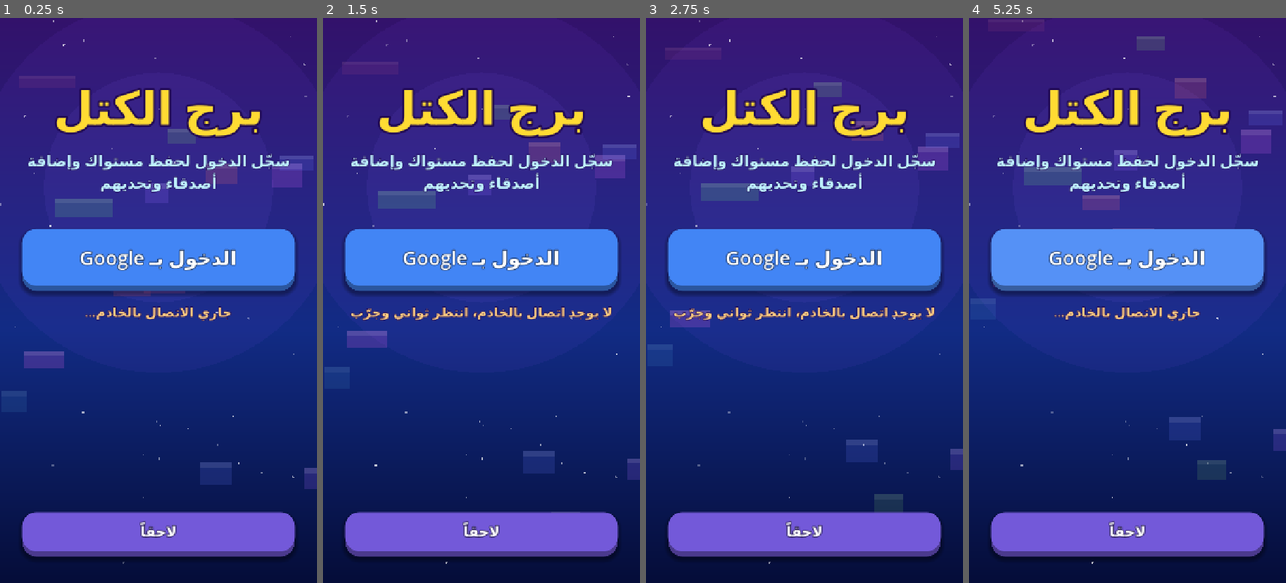
Above: before the commit, frames 1-4 (left to right).
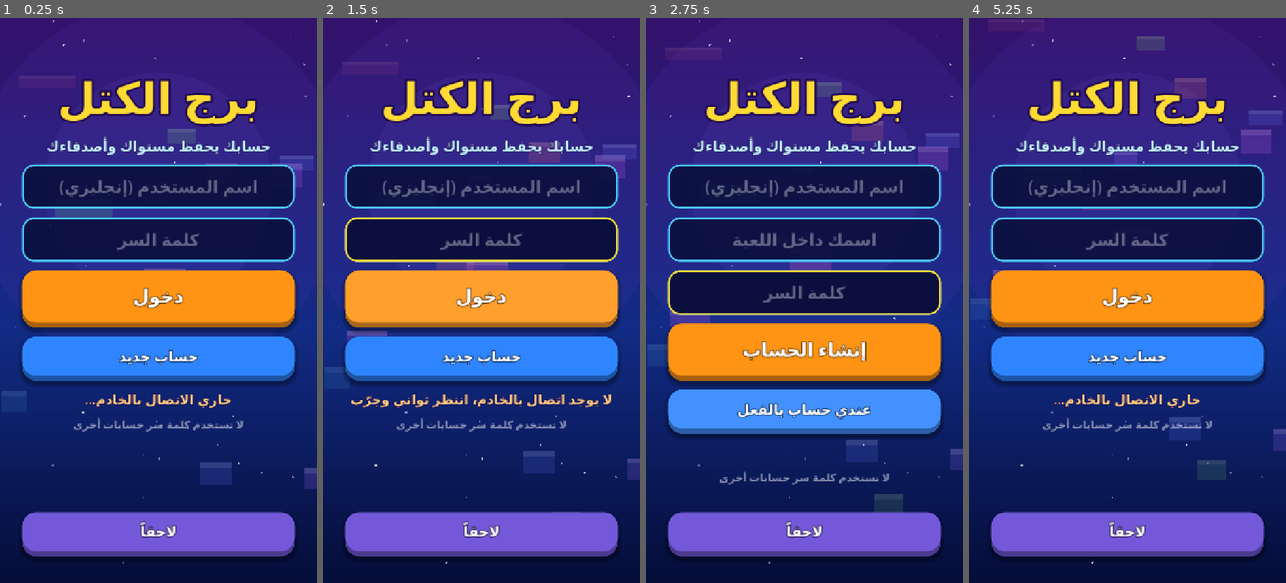
Above: after the commit, the same moments.

Repository: eab71334-web/TowerWars-ios
Game: Godot game, scene res://main_menu.tscn
The game is run twice, just before and just after one commit, with the same random seed, the same clock (stepped at 60 frames per second) and the same inputs.
Inputs (mouse positions are in pixels of both pictures, inside the frame that each line leads up to):
- Up to frame 1 (0.25 s): no input
- Up to frame 2 (1.5 s): click (481, 260) at 0.5 s, where only the run before the commit has a clickable "الدخول بـ Google"; click (481, 300) at 1.25 s, where only the run after the commit has a clickable "دخول"
- Up to frame 3 (2.75 s): click (804, 357) at 2 s, where only the run after the commit has a clickable "حساب جديد"
- Up to frame 4 (5.25 s): click (1127, 351) at 2.75 s, where only the run after the commit has a clickable "إنشاء الحساب"; click (1127, 413) at 3.5 s, where only the run after the commit has a clickable "عندي حساب بالفعل"; click "لاحقاً" at 4.25 s; click "تسجيل الدخول" at 5 s

The runs differ from the first frame. In frame 1, 37% of the frame differs, in the area x 6-94%, y 10-74%; in frame 2, 37%; in frame 3, 43%, in the area x 6-94%, y 10-83%; in frame 4, 37%.

Commit message:
Update login.gd

Diff:
--- a/login.gd
+++ b/login.gd
@@ -2,10 +2,13 @@
 
 const GOLD := Color(1.0, 0.86, 0.2)
 
+var user_in: LineEdit
+var pass_in: LineEdit
+var name_in: LineEdit
 var status: Label
-var code_box: VBoxContainer
-var code_label: Label
-var verify_url := "https://www.google.com/device"
+var action_btn: Button
+var mode_btn: Button
+var is_register := false
 var went := false
 
 func _ready() -> void:
@@ -13,36 +16,39 @@
 	margin.set_anchors_and_offsets_preset(Control.PRESET_FULL_RECT)
 	margin.add_theme_constant_override("margin_left", 50)
 	margin.add_theme_constant_override("margin_right", 50)
-	margin.add_theme_constant_override("margin_top", 130)
+	margin.add_theme_constant_override("margin_top", 110)
 	margin.add_theme_constant_override("margin_bottom", 60)
 	add_child(margin)
 	var vb := VBoxContainer.new()
-	vb.add_theme_constant_override("separation", 26)
+	vb.add_theme_constant_override("separation", 20)
 	margin.add_child(vb)
 
-	vb.add_child(UI.label("برج الكتل", 104, GOLD, 18))
-	vb.add_child(UI.label("سجّل الدخول لحفظ مستواك وإضافة أصدقاء وتحديهم", 34, Color(0.75, 0.95, 1.0), 6))
-	var sp := Control.new()
-	sp.custom_minimum_size = Vector2(0, 30)
-	vb.add_child(sp)
+	vb.add_child(UI.label("برج الكتل", 100, GOLD, 18))
+	vb.add_child(UI.label("حسابك يحفظ مستواك وأصدقاءك", 32, Color(0.75, 0.95, 1.0), 6))
 
-	var g := UI.button("الدخول بـ Google", Color(0.26, 0.52, 0.96), 140, 44)
-	g.pressed.connect(_on_google)
-	vb.add_child(g)
+	user_in = _field("اسم المستخدم (إنجليزي)")
+	vb.add_child(user_in)
+	name_in = _field("اسمك داخل اللعبة")
+	vb.add_child(name_in)
+	pass_in = _field("كلمة السر")
+	pass_in.secret = true
+	vb.add_child(pass_in)
 
-	code_box = VBoxContainer.new()
-	code_box.add_theme_constant_override("separation", 16)
-	code_box.visible = false
-	vb.add_child(code_box)
-	code_box.add_child(UI.label("اكتب هذا الكود في صفحة Google:", 32, Color.WHITE, 6))
-	code_label = UI.label("", 110, GOLD, 14)
-	code_box.add_child(code_label)
-	var open_btn := UI.button("افتح google.com/device", Color(0.15, 0.75, 0.42), 110, 34)
-	open_btn.pressed.connect(func(): OS.shell_open(verify_url))
-	code_box.add_child(open_btn)
+	action_btn = UI.button("", Color(1.0, 0.58, 0.08), 130, 42)
+	action_btn.pressed.connect(_submit)
+	vb.add_child(action_btn)
+
+	mode_btn = UI.button("", Color(0.18, 0.52, 1.0), 100, 32)
+	mode_btn.pressed.connect(func():
+		is_register = not is_register
+		status.text = ""
+		_apply_mode())
+	vb.add_child(mode_btn)
 
 	status = UI.label("", 30, Color(1.0, 0.8, 0.5), 5)
 	vb.add_child(status)
+	vb.add_child(UI.label("لا تستخدم كلمة سر حسابات أخرى", 24, Color(1, 1, 1, 0.5), 0))
+
 	var fill := Control.new()
 	fill.size_flags_vertical = Control.SIZE_EXPAND_FILL
 	vb.add_child(fill)
@@ -50,28 +56,56 @@
 	later.pressed.connect(_on_later)
 	vb.add_child(later)
 
+	_apply_mode()
 	Net.message.connect(_on_msg)
 	Net.profile_changed.connect(_on_profile)
 	if not Net.is_open:
 		status.text = "جاري الاتصال بالخادم..."
 		Net.connected.connect(func(): status.text = "", CONNECT_ONE_SHOT)
 
-func _on_google() -> void:
+func _field(hint: String) -> LineEdit:
+	var le := LineEdit.new()
+	le.placeholder_text = hint
+	le.alignment = HORIZONTAL_ALIGNMENT_CENTER
+	le.custom_minimum_size = Vector2(0, 100)
+	le.add_theme_font_size_override("font_size", 38)
+	var sb := StyleBoxFlat.new()
+	sb.bg_color = Color(0.04, 0.06, 0.24, 0.92)
+	sb.set_corner_radius_all(26)
+	sb.set_border_width_all(4)
+	sb.border_color = Color(0.3, 0.8, 1.0)
+	sb.content_margin_left = 20.0
+	sb.content_margin_right = 20.0
+	le.add_theme_stylebox_override("normal", sb)
+	var sb2 := sb.duplicate() as StyleBoxFlat
+	sb2.border_color = GOLD
+	le.add_theme_stylebox_override("focus", sb2)
+	le.add_theme_color_override("font_color", Color.WHITE)
+	le.add_theme_color_override("font_placeholder_color", Color(1, 1, 1, 0.35))
+	return le
+
+func _apply_mode() -> void:
+	name_in.visible = is_register
+	action_btn.text = "إنشاء الحساب" if is_register else "دخول"
+	mode_btn.text = "عندي حساب بالفعل" if is_register else "حساب جديد"
+
+func _submit() -> void:
 	if not Net.is_open:
 		status.text = "لا يوجد اتصال بالخادم، انتظر ثواني وجرّب"
 		return
-	status.text = "جاري تجهيز الكود..."
-	Net.send({"t": "g_start"})
+	var u := user_in.text.strip_edges()
+	var p := pass_in.text
+	if u == "" or p == "":
+		status.text = "اكتب اسم المستخدم وكلمة السر"
+		return
+	status.text = "جاري المعالجة..."
+	if is_register:
+		Net.send({"t": "register", "user": u, "pass": p, "name": name_in.text})
+	else:
+		Net.send({"t": "login", "user": u, "pass": p})
 
 func _on_msg(m: Dictionary) -> void:
-	var t := str(m.get("t", ""))
-	if t == "g_code":
-		verify_url = str(m.get("url", verify_url))
-		code_label.text = str(m.get("code", ""))
-		code_box.visible = true
-		DisplayServer.clipboard_set(code_label.text)
-		status.text = "نسخنا الكود. افتح الرابط واكتبه ثم اختر حسابك."
-	elif t == "g_err":
+	if str(m.get("t", "")) == "acc_err":
 		status.text = str(m.get("m", "خطأ"))
 
 func _on_profile() -> void:
